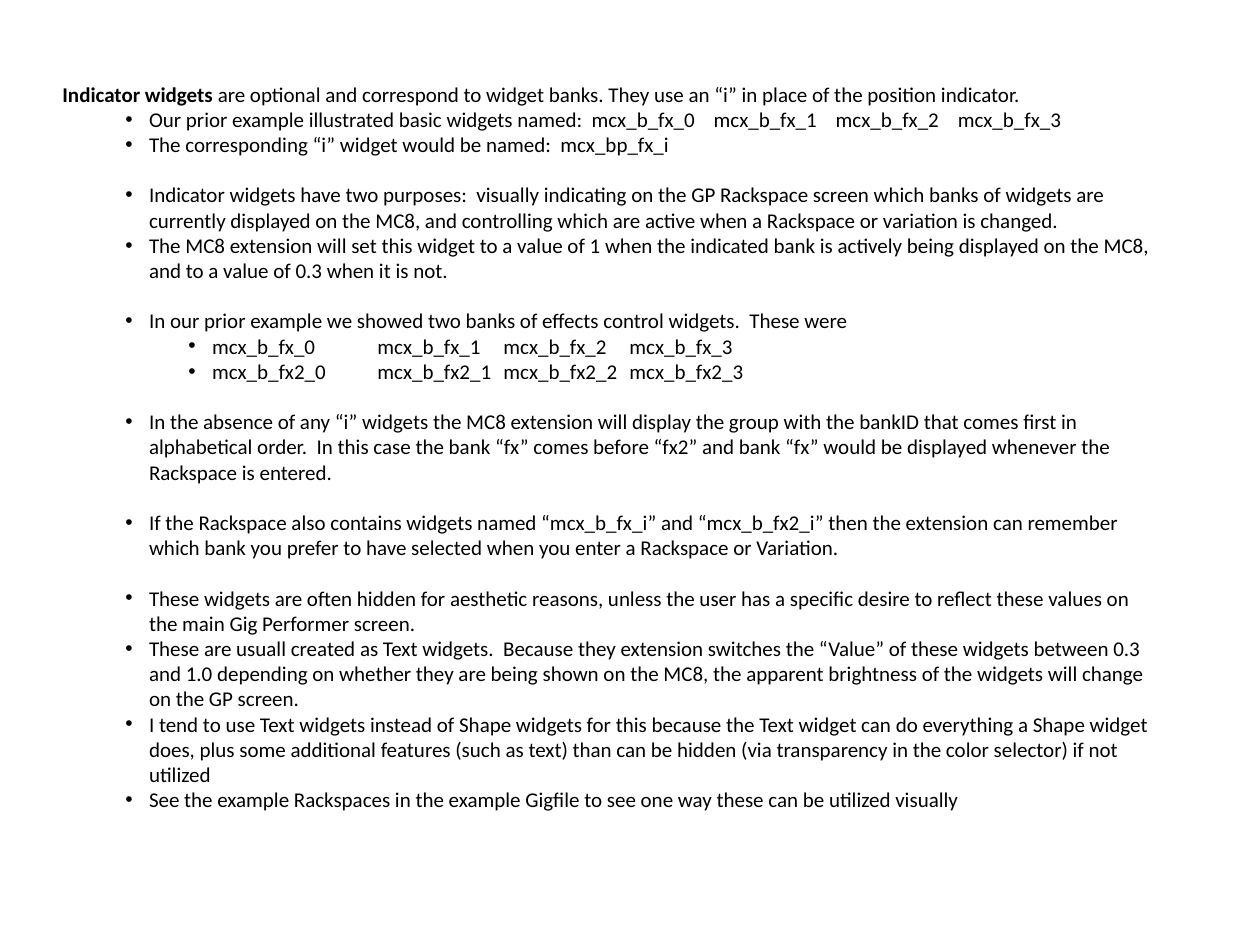
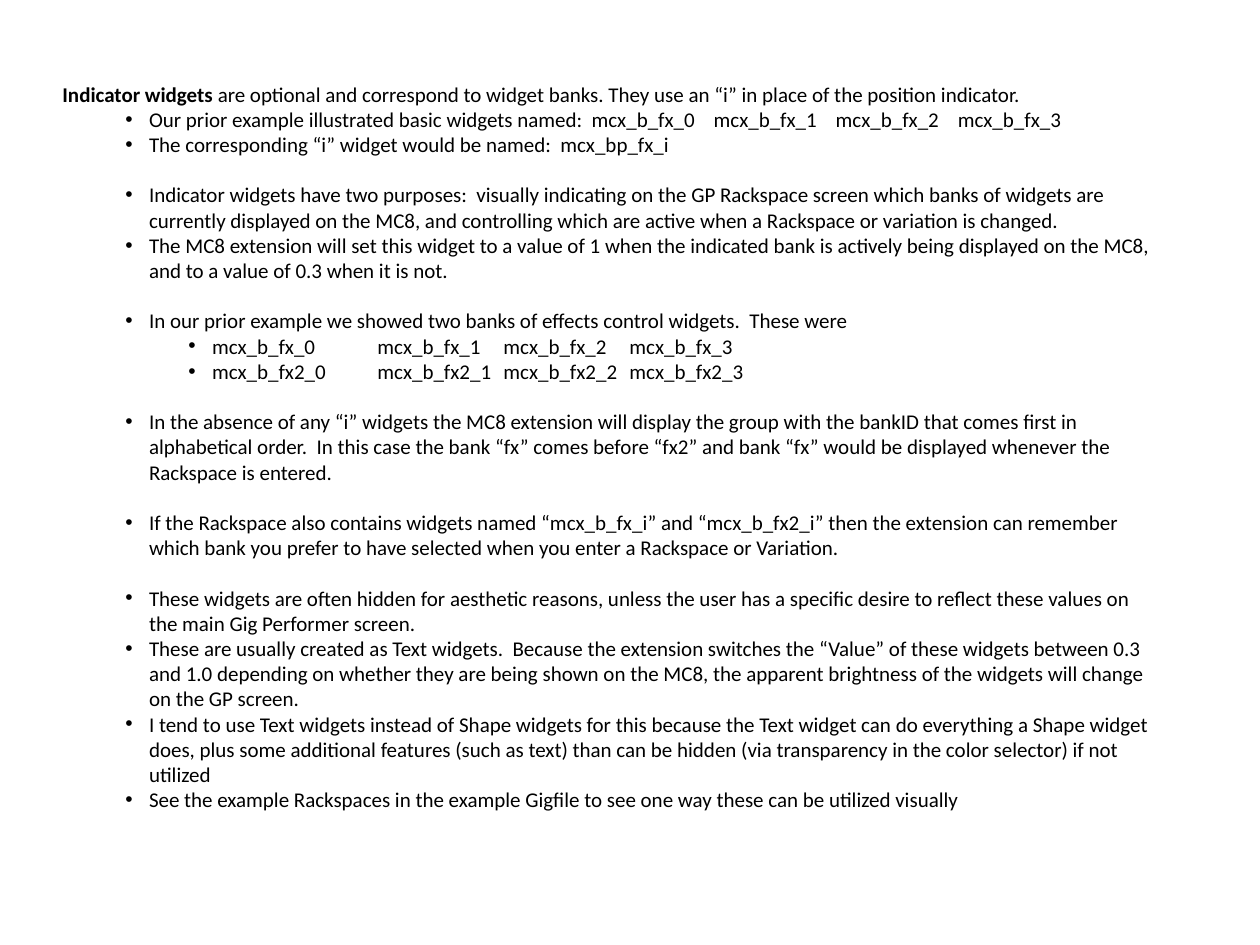
Before and after one commit to WidnerM/GP-MC8, a slide deck: slide 8 of MC8.pptx. Drawn at 1260x945 pixels with LibreOffice and Linux fonts; fonts in the diff are those of the drawing. Boxes give left, top, right and bottom in pixels: in the first picture for what was removed or moved away, otherwise in the second. Text is boxed around its words. In the diff, an @@ line names an element or a change of style, - is before the commit and + after.

```diff
--- a/MC8.pptx
+++ b/MC8.pptx
@@ text at (149,641,1143,706): text changed @@
-  • These are usuall created as Text widgets. Because they extension switches the “Value” of these widgets between 0.3 and 1.0 depending on whether they are being shown on the MC8, the apparent brightness of the widgets will change on the GP screen.
+  • These are usually created as Text widgets. Because the extension switches the “Value” of these widgets between 0.3 and 1.0 depending on whether they are being shown on the MC8, the apparent brightness of the widgets will change on the GP screen.
```
Also in this commit, not shown: 6 other slides changed, 4 other files.
